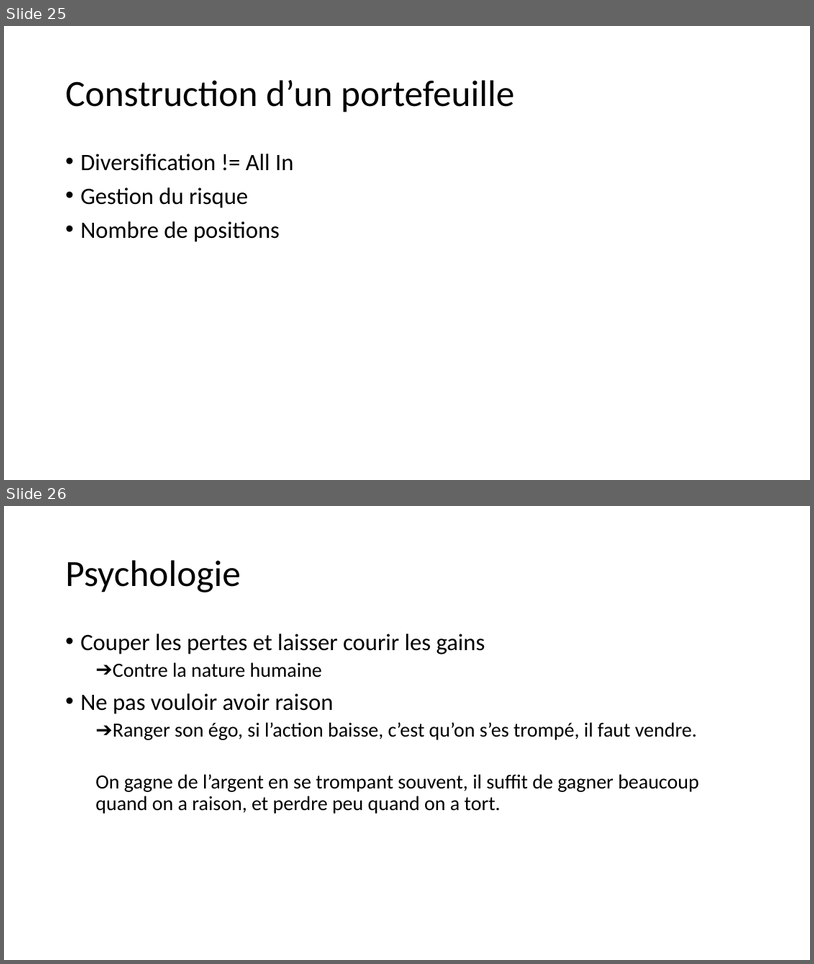
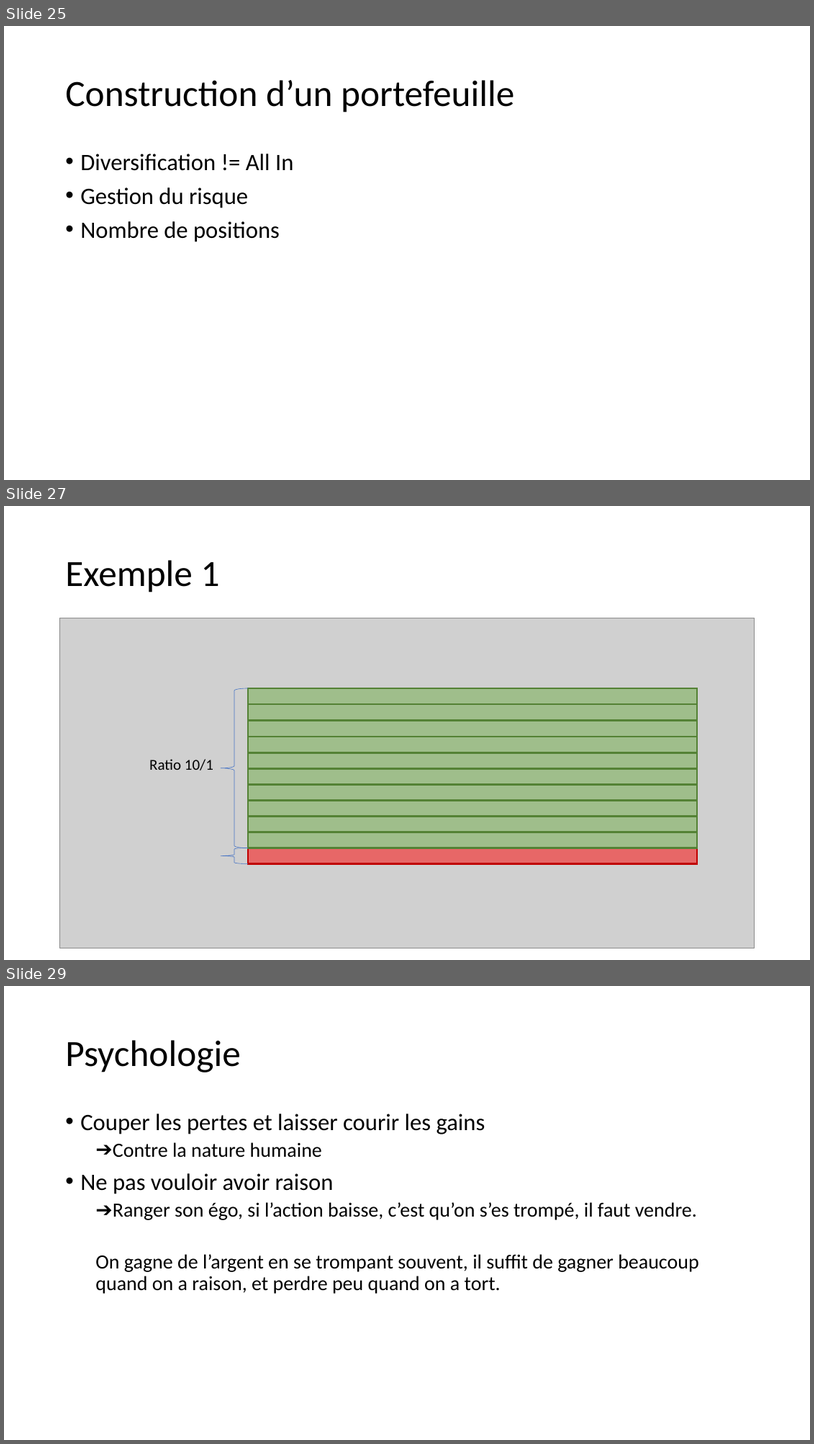
Before and after one commit to dadelcarbo/UltimateChartistRoot, a slide deck: Formation/Formation Bourse_Benoit.pptx. Shown one above the other, each under a label of ours: slides 25 and 26 before the commit, slides 25, 27 and 29 after it; the slides between them are not shown. The pictures are 814x964 and 814x1444 pixels, drawn with LibreOffice and Linux fonts; fonts in the diff are those of the drawing; grey boxes stand for pictures. Boxes give left, top, right and bottom in pixels: in the first picture for what was removed or moved away, otherwise in the second. Text is boxed around its words. In the diff, an @@ line names an element or a change of style, - is before the commit and + after.

```diff
--- a/Formation/Formation Bourse_Benoit.pptx
+++ b/Formation/Formation Bourse_Benoit.pptx
@@ slide 27 added at (4,506,810,960), background #FFFFFF @@
@@ title added at (65,560,220,592), 44 pt, text #000000 @@
+Exemple 1
@@ picture added at (59,618,756,947) @@
@@ left brace added at (221,688,248,848), outline #4472C4 0.5 pt @@
@@ rectangle added at (248,688,697,704), fill #70AD47 at 50% opacity, outline #548235 2 pt @@
@@ rectangle added at (248,720,697,736), fill #70AD47 at 50% opacity, outline #548235 2 pt @@
@@ rectangle added at (248,704,697,720), fill #70AD47 at 50% opacity, outline #548235 2 pt @@
@@ rectangle added at (248,736,697,752), fill #70AD47 at 50% opacity, outline #548235 2 pt @@
@@ text added at (149,759,214,770), 18 pt, text #000000 @@
+Ratio 10/1
@@ rectangle added at (248,753,697,769), fill #70AD47 at 50% opacity, outline #548235 2 pt @@
@@ rectangle added at (248,784,697,800), fill #70AD47 at 50% opacity, outline #548235 2 pt @@
@@ rectangle added at (248,769,697,784), fill #70AD47 at 50% opacity, outline #548235 2 pt @@
@@ rectangle added at (248,800,697,816), fill #70AD47 at 50% opacity, outline #548235 2 pt @@
@@ rectangle added at (248,816,697,831), fill #70AD47 at 50% opacity, outline #548235 2 pt @@
@@ left brace added at (221,848,248,864), outline #4472C4 0.5 pt @@
@@ rectangle added at (248,848,697,864), fill #FF0000 at 50% opacity, outline #C00000 2 pt @@
@@ rectangle added at (248,832,697,848), fill #70AD47 at 50% opacity, outline #548235 2 pt @@
@@ what was slide 26 is now slide 29 @@
```
Also in this commit, not shown: 2 other slides added, 7 other files.
